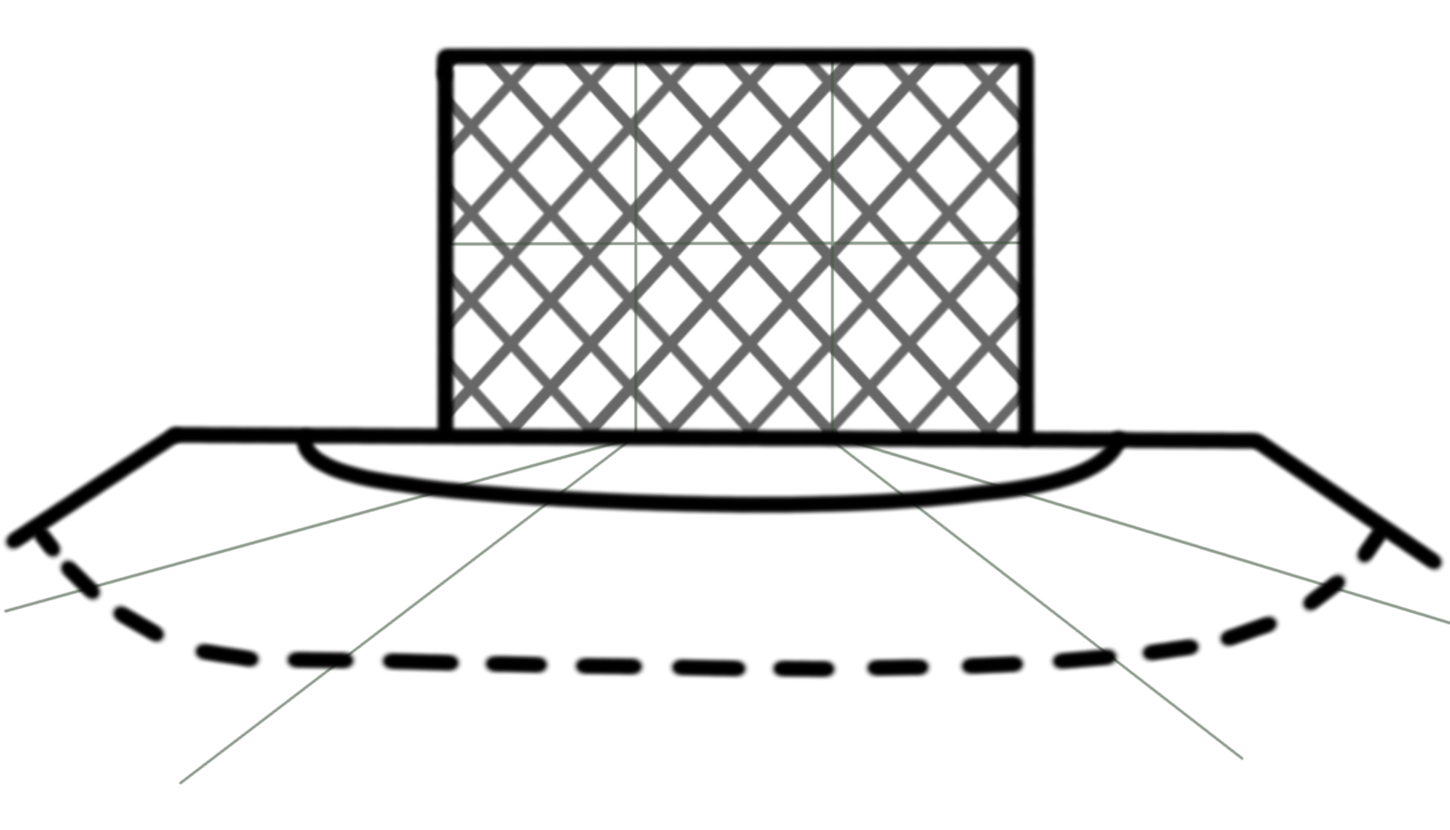
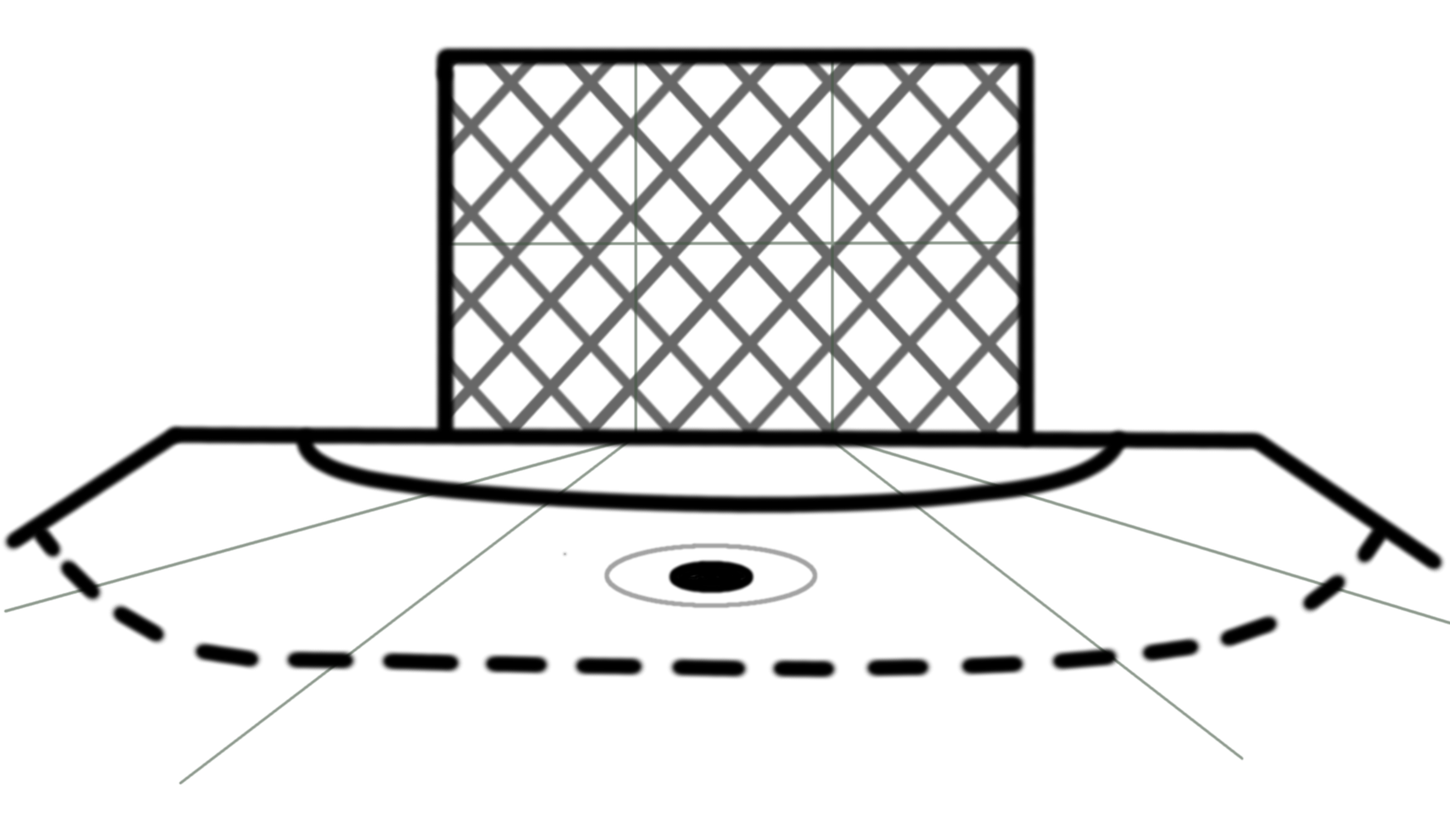
Revision of a layered 1450x830 image; what changed, layer by layer:
painted on "porteria y campo" over (667, 558, 756, 595)
painted on "marcamos las lineas" over (561, 541, 819, 610)
